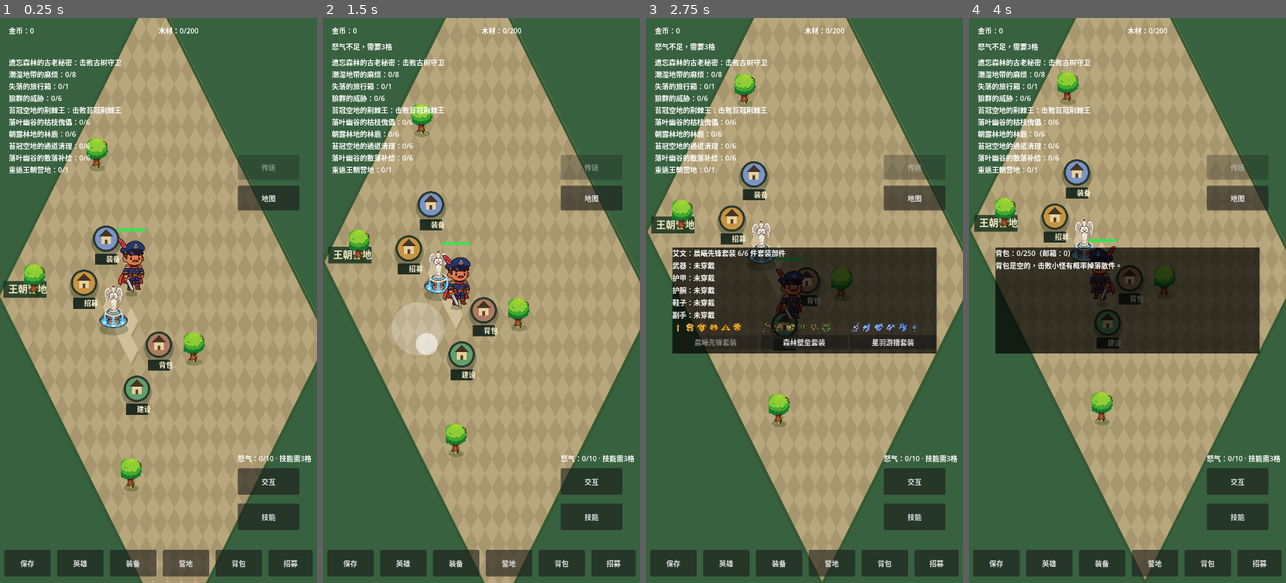
Above: before the commit, frames 1-4 (left to right).
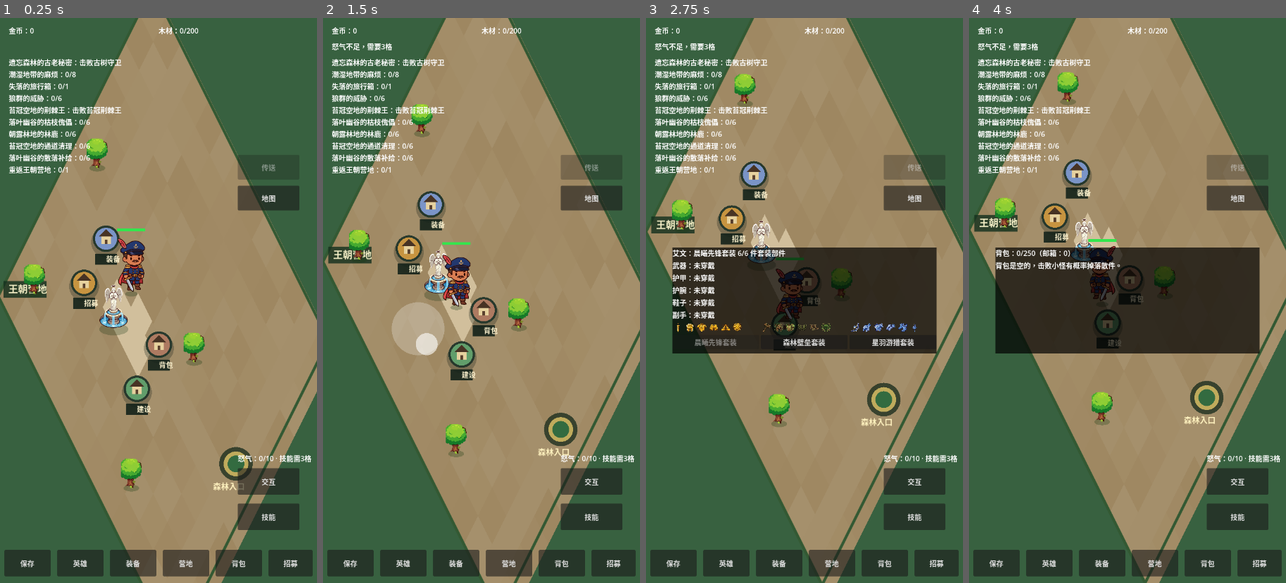
Above: after the commit, the same moments.

Repository: oneyi53/game
Game: Godot game, scene res://scenes/main.tscn
Same seed, same stepped clock (60 frames per second), same inputs: the game is played once before the commit and once after it.
Inputs (mouse positions are in pixels of both pictures, inside the frame that each line leads up to):
- Up to frame 1 (0.25 s): no input
- Up to frame 2 (1.5 s): tap Enter at 0.5 s; move the mouse to (551, 272) at 0.52 s; hold Right (ui_right) 0.53-1.25 s; tap E at 0.6 s; click (551, 272) at 0.67 s; tap Space at 0.77 s; drag from (418, 328) to (465, 413) at 1.27 s
- Up to frame 3 (2.75 s): move the mouse to (836, 176) at 2.02 s; hold Right (ui_right) from 2.03 s (still down); tap Q at 2.1 s
- Up to frame 4 (4 s): release Right (ui_right) at 2.75 s; drag from (1111, 413) to (1032, 215) at 2.77 s; move the mouse to (1222, 385) at 3.52 s; hold Left (ui_left) from 3.53 s (still down); tap B at 3.6 s; tap Space at 3.77 s

The runs differ from the first frame. In frame 1, 17% of the frame differs, in the area x 2-100%, y 0-100%; in frame 2, 16%; in frame 3, 13%; in frame 4, 13%.

Commit message:
Improve portrait biome ground fill and add visible forest exit

Diff:
--- a/scripts/core/map.gd
+++ b/scripts/core/map.gd
@@ -6,7 +6,7 @@
 const TREE_SCRIPT = preload("res://scripts/core/tree_visual.gd")
 const LANDMARK_SCRIPT = preload("res://scripts/core/landmark_visual.gd")
 const TOWN_BUILDINGS = preload("res://scripts/core/town_building_registry.gd")
-const TILE: int = 64
+const TILE: int = 128
 
 signal building_pressed(building_id: String)
 
@@ -146,16 +146,21 @@
     draw_rect(Rect2(-1000.0, -1000.0, 3400.0, 2700.0), background)
     for xi in range(0, int(bounds.size.x), TILE):
         for yi in range(0, int(bounds.size.y), TILE):
-            var odd: bool = (int(xi / TILE) + int(yi / TILE)) % 2 == 0
             var color: Color
             if town:
-                color = Color(0.66, 0.59, 0.43) if odd else Color(0.72, 0.65, 0.49)
+                color = Color(0.62, 0.53, 0.38)
             elif active_map_id == WorldMaps.FALLEN_LEAF:
-                color = Color(0.55, 0.58, 0.31) if odd else Color(0.62, 0.61, 0.34)
+                color = Color(0.49, 0.51, 0.27)
             elif active_map_id == WorldMaps.MORNING_DEW:
-                color = Color(0.37, 0.69, 0.55) if odd else Color(0.43, 0.75, 0.61)
+                color = Color(0.31, 0.61, 0.48)
             else:
-                color = Color(0.45, 0.76, 0.36) if odd else Color(0.5, 0.8, 0.4)
+                color = Color(0.37, 0.67, 0.31)
+            # Stable low-contrast variation breaks the old chessboard look
+            # while keeping every tile deterministic across devices/saves.
+            var cell_x: int = int(xi / TILE)
+            var cell_y: int = int(yi / TILE)
+            var noise_value: int = abs(cell_x * 17 + cell_y * 31 + cell_x * cell_y * 7) % 9
+            color = color.lightened(float(noise_value) * 0.009)
             _draw_ground_tile(xi, yi, color)
     _draw_exploration_paths()
     var outline := _projected_rect(bounds)
@@ -172,6 +177,12 @@
         for point in [Vector2(500, 450), Vector2(564, 450), Vector2(628, 450), Vector2(692, 450), Vector2(628, 514)]:
             _draw_ground_tile(int(point.x), int(point.y), Color(0.82, 0.75, 0.61))
         _draw_town_buildings()
+        var exit_screen: Vector2 = WorldProjectionScript.world_to_screen(Vector2(1460.0, 700.0))
+        draw_circle(exit_screen, 38.0, Color(0.08, 0.16, 0.1, 0.75))
+        draw_circle(exit_screen, 28.0, Color(0.75, 0.67, 0.36))
+        draw_circle(exit_screen, 19.0, Color(0.2, 0.42, 0.25))
+        if font != null:
+            draw_string(font, exit_screen + Vector2(-52.0, 58.0), "森林入口", HORIZONTAL_ALIGNMENT_LEFT, -1, 18, Color(1.0, 0.95, 0.75))
     elif active_map_id == WorldMaps.FALLEN_LEAF:
         for point in [Vector2(240, 240), Vector2(420, 300), Vector2(760, 260), Vector2(940, 620)]:
             _draw_dot(point, 5.0, Color(0.84, 0.65, 0.27))
